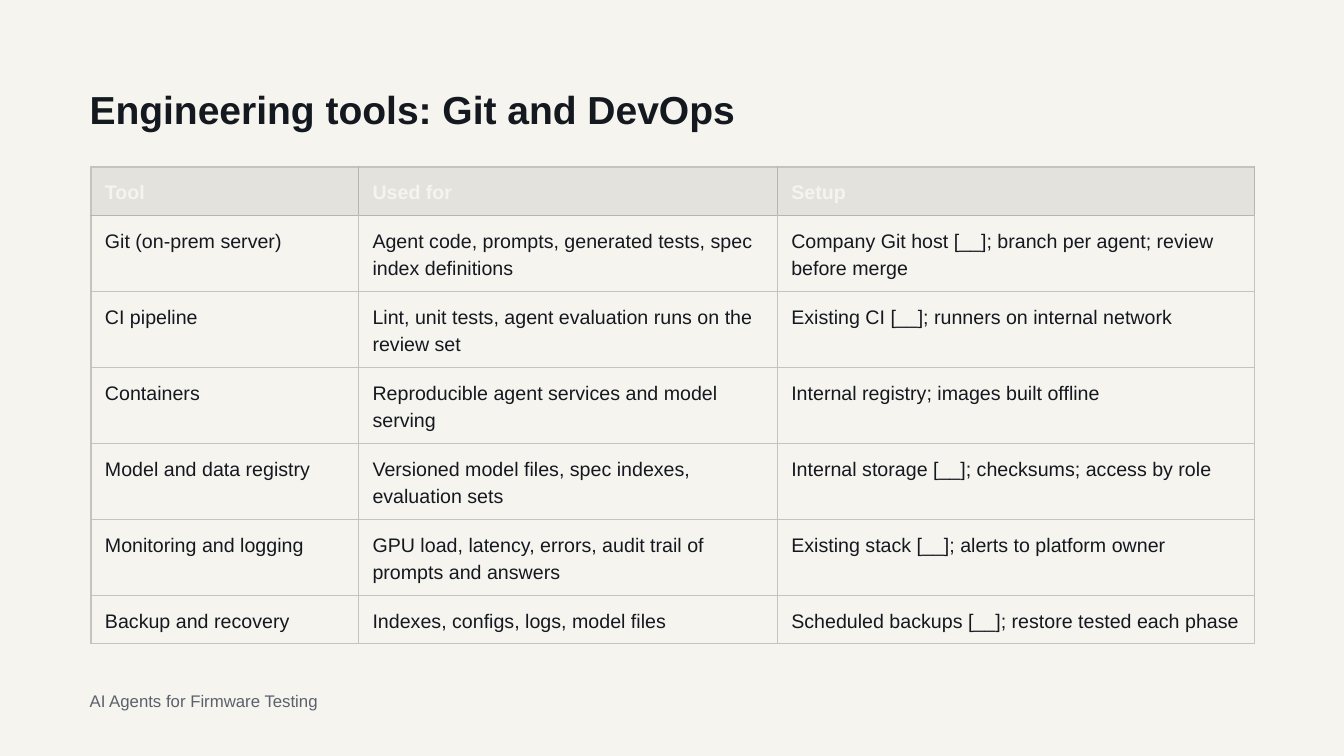
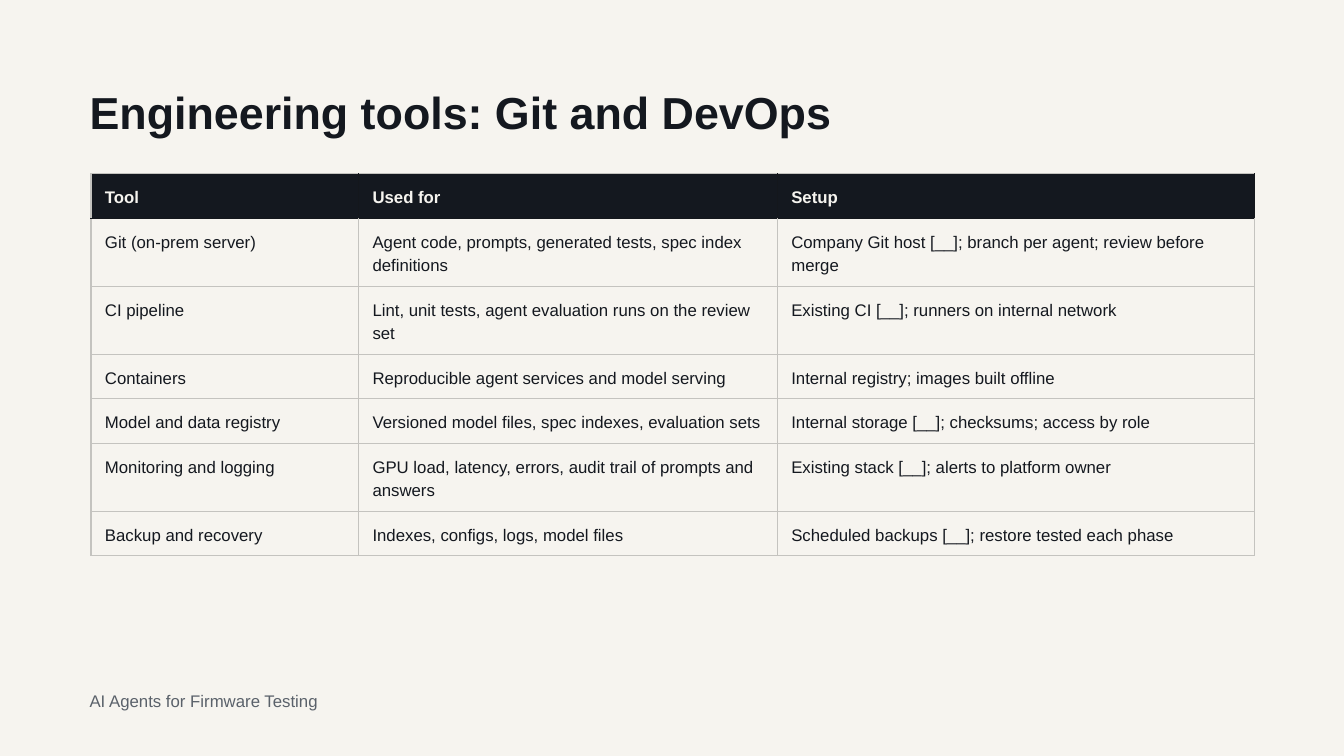
Before and after one commit to darkknight2301/AI-Platform, a slide deck: slide 28 of temp/AI Agents for Firmware Testing POC to Project Approval.pptx (slide 18 before the commit). Drawn at 1344x756 pixels with LibreOffice and Linux fonts; fonts in the diff are those of the drawing. Boxes give left, top, right and bottom in pixels: in the first picture for what was removed or moved away, otherwise in the second. Text is boxed around its words. In the diff, an @@ line names an element or a change of style, - is before the commit and + after.

```diff
--- a/temp/AI Agents for Firmware Testing POC to Project Approval.pptx
+++ b/temp/AI Agents for Firmware Testing POC to Project Approval.pptx
@@ title "Engineering tools: Git and DevOps" at (90,96,831,138): size 27.9 to 32 pt; line spacing 30.7pt to 35.2pt @@
@@ table at (91,173,1254,556) @@
@@ fill #E4E2DD to #14181F in row 1 @@
@@ size 14 to 12 pt @@
@@ line spacing 19.6pt to 16.8pt @@
@@ borders changed @@
@@ table: place and size @@
-table at (91,167,1254,644)
+table at (91,173,1254,556)
```
Also in this commit, not shown: 12 other slides changed, 10 slides added.
